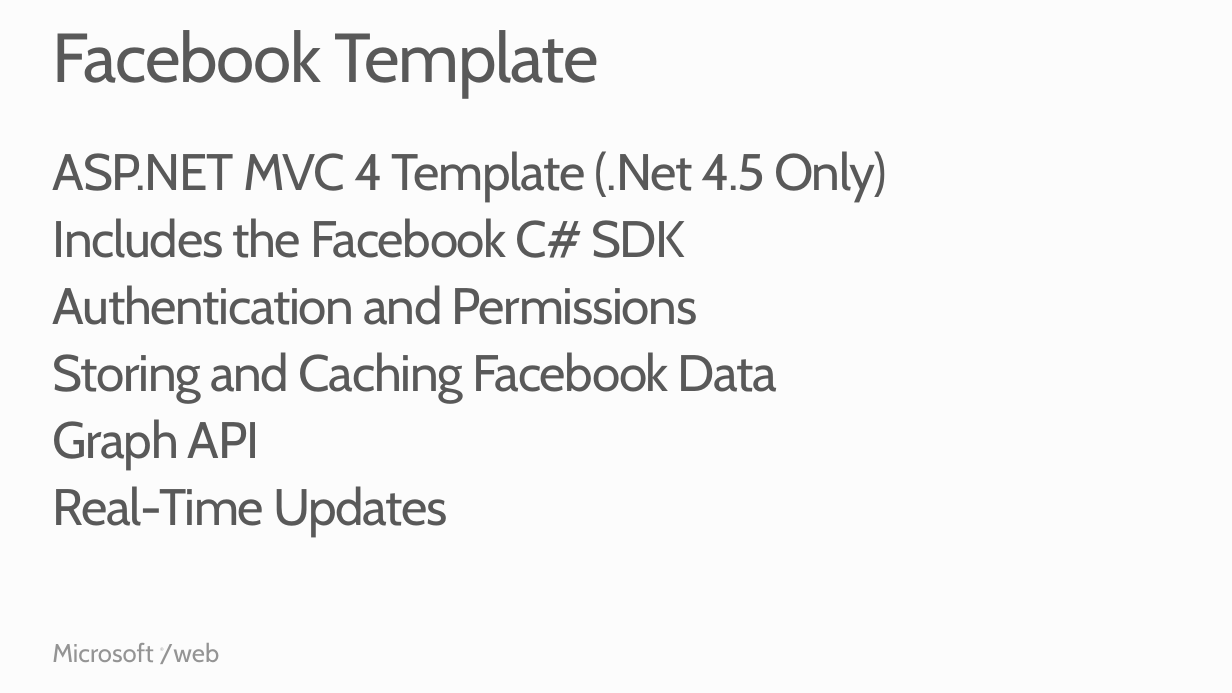
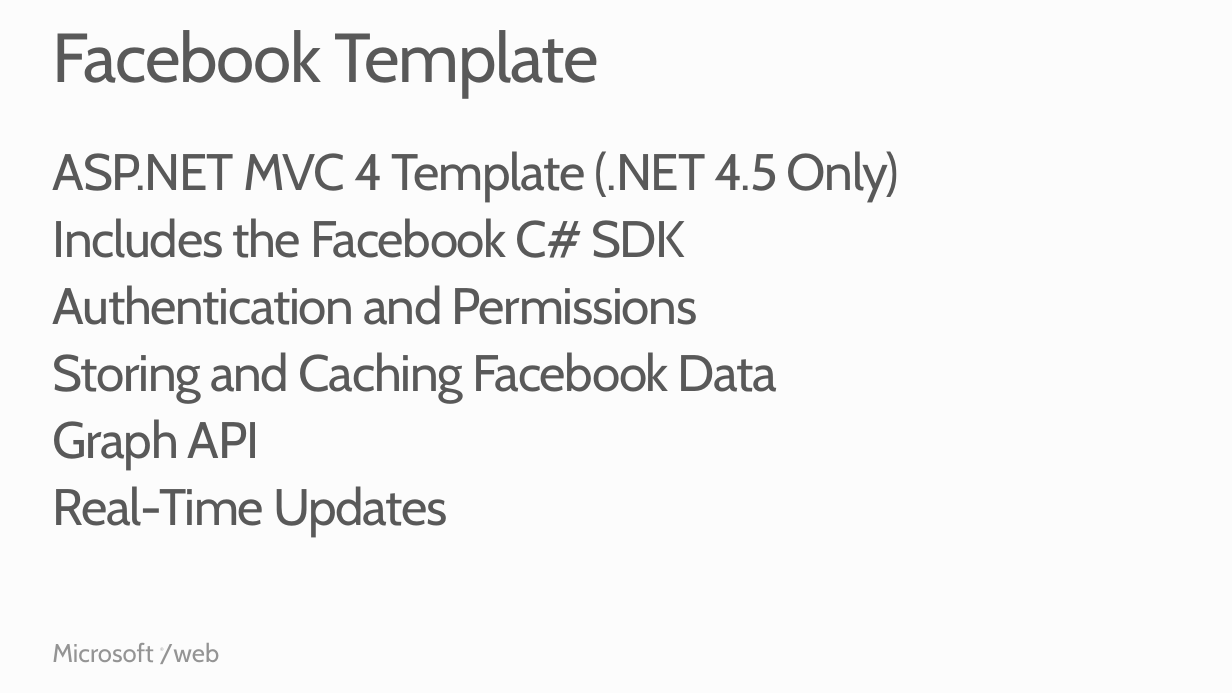
Before and after one commit to Microsoft-Web/PRESENTATION-BuildingSocialWebApps, a slide deck: slide 15 of BuildingSocialWebApps.pptx (slide 14 before the commit). Drawn at 1232x693 pixels with LibreOffice and Linux fonts; fonts in the diff are those of the drawing. Boxes give left, top, right and bottom in pixels: in the first picture for what was removed or moved away, otherwise in the second. Text is boxed around its words. In the diff, an @@ line names an element or a change of style, - is before the commit and + after.

```diff
--- a/BuildingSocialWebApps.pptx
+++ b/BuildingSocialWebApps.pptx
@@ text at box(53, 151, 899, 201): text changed @@
-ASP.NET MVC 4 Template (.Net 4.5 Only)
+ASP.NET MVC 4 Template (.NET 4.5 Only)
```
Also in this commit, not shown: 3 other slides changed, 4 slides added, 1 slide removed.
